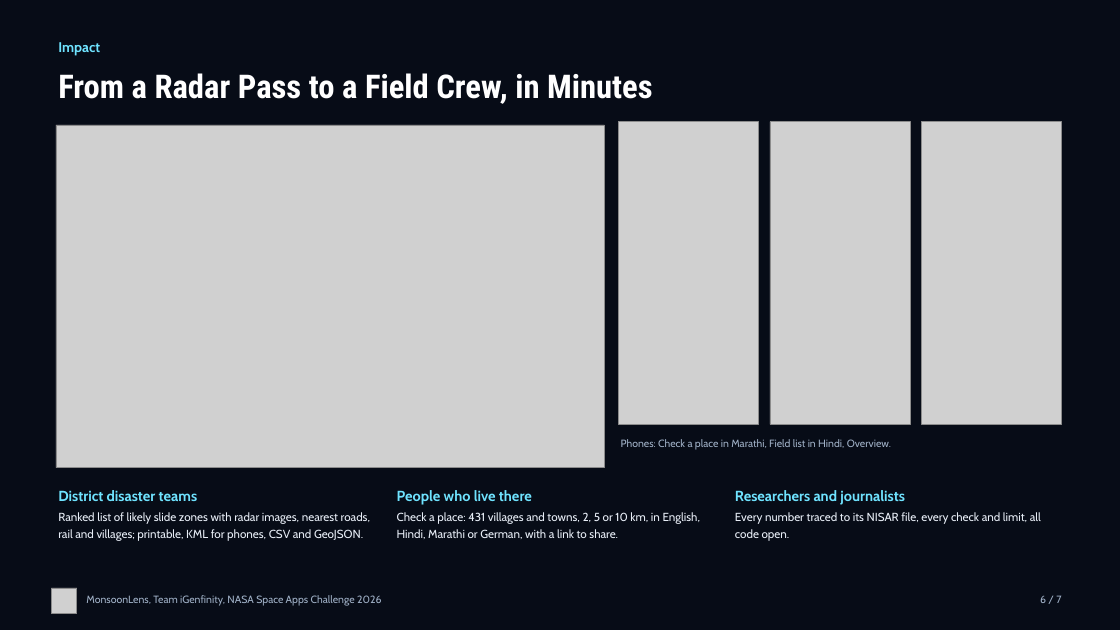
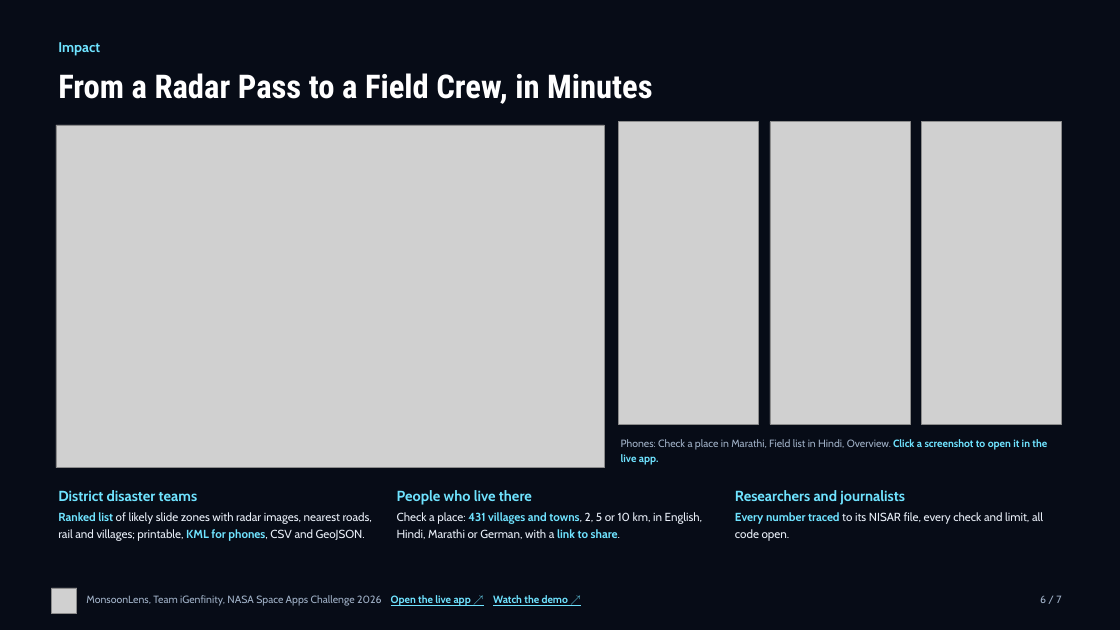
Before and after one commit to AyushSinghNegi/dancing-with-the-sars, a slide deck: slide 6 of deliverables/deck/MonsoonLens_Deck.pptx. Drawn at 1120x630 pixels with LibreOffice and Linux fonts; fonts in the diff are those of the drawing; grey boxes stand for pictures. Boxes give left, top, right and bottom in pixels: in the first picture for what was removed or moved away, otherwise in the second. Text is boxed around its words. In the diff, an @@ line names an element or a change of style, - is before the commit and + after.

```diff
--- a/deliverables/deck/MonsoonLens_Deck.pptx
+++ b/deliverables/deck/MonsoonLens_Deck.pptx
@@ text at box(621, 439, 1047, 465): text changed @@
-Phones: Check a place in Marathi, Field list in Hindi, Overview.
+Phones: Check a place in Marathi, Field list in Hindi, Overview. Click a screenshot to open it in the live app.
@@ text "Ranked list of likely slide ..." at box(58, 512, 372, 541): text colour #E8EEF7 to #6FE3FF, bold on in "Ranked list KML for phones," @@
@@ text "Check a place: 431 villages ..." at box(397, 512, 702, 539): text colour #E8EEF7 to #6FE3FF, bold on in "431 villages and towns, link to share." @@
@@ text "Every number traced to its ..." at box(735, 512, 1043, 541): text colour #E8EEF7 to #6FE3FF, bold on in "Every number traced" @@
@@ text at box(86, 595, 568, 606): text changed @@
-MonsoonLens, Team iGenfinity, NASA Space Apps Challenge 2026
+MonsoonLens, Team iGenfinity, NASA Space Apps Challenge 2026 Open the live app ↗ Watch the demo ↗
```
Also in this commit, not shown: 6 other slides changed, 1 other file.
